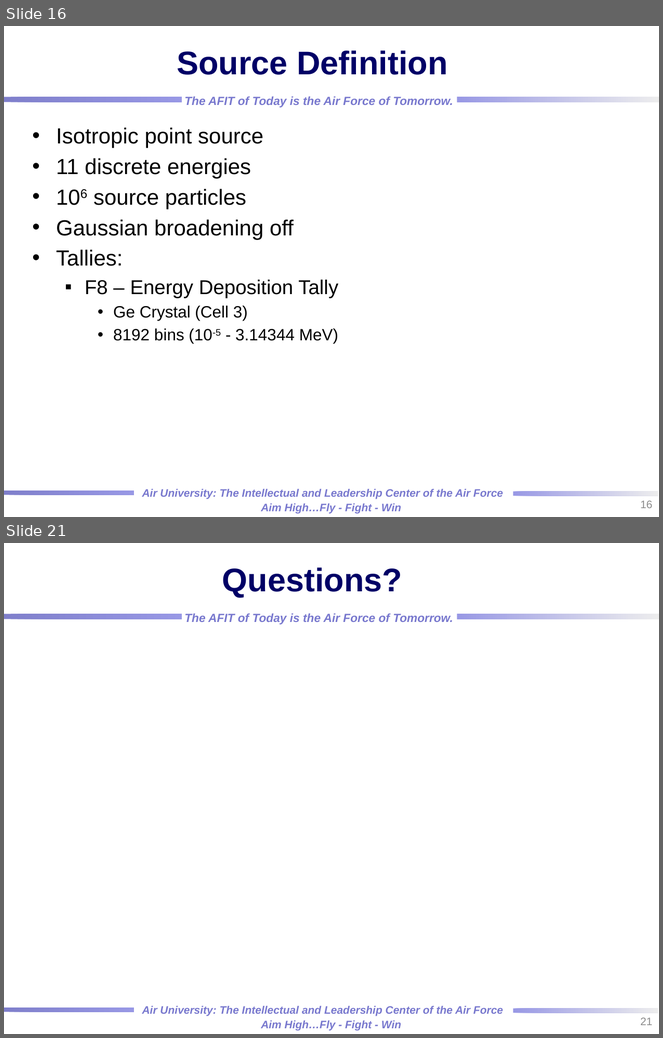
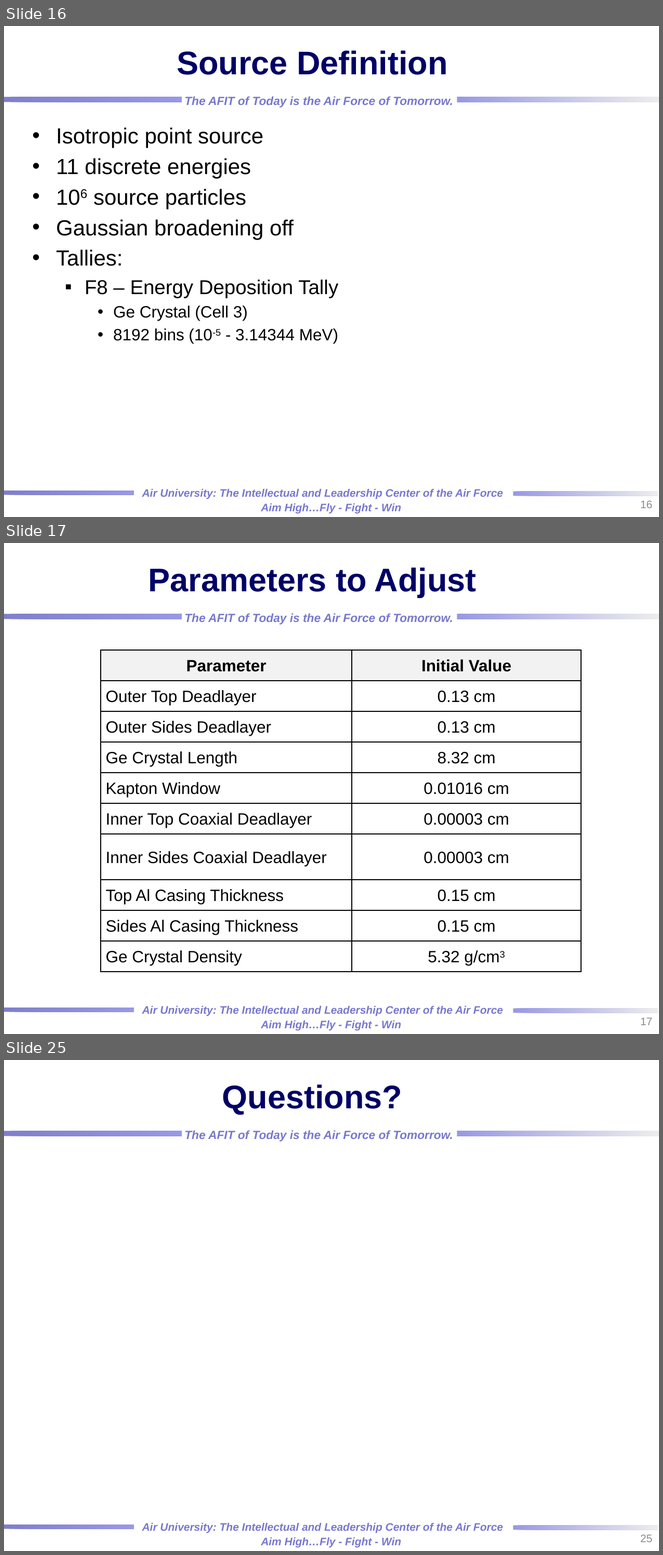
Before and after one commit to rtorzilli/GeDetector-Project, a slide deck: Report/HPGe_Automation Optimization_MCNP_Model.pptx. Shown one above the other, each under a label of ours: slides 16 and 21 before the commit, slides 16, 17 and 25 after it; the slides between them are not shown. The pictures are 663x1038 and 663x1555 pixels, drawn with LibreOffice and Linux fonts; fonts in the diff are those of the drawing; background and template pictures are left out. Boxes give left, top, right and bottom in pixels: in the first picture for what was removed or moved away, otherwise in the second. Text is boxed around its words. In the diff, an @@ line names an element or a change of style, - is before the commit and + after.

```diff
--- a/Report/HPGe_Automation Optimization_MCNP_Model.pptx
+++ b/Report/HPGe_Automation Optimization_MCNP_Model.pptx
@@ slide 17 added at (x1=4, y1=543, x2=659, y2=1034), background picture (left out); not listed: 7 template elements that a slide beside it also shows @@
@@ title added at (x1=149, y1=567, x2=477, y2=597), 36 pt, text #000066, bold @@
+Parameters to Adjust
@@ table added at (x1=101, y1=650, x2=581, y2=972), 10 rows, 2 columns @@
+Parameter | Initial Value
+Outer Top Deadlayer | 0.13 cm
+Outer Sides Deadlayer | 0.13 cm
+Ge Crystal Length | 8.32 cm
+Kapton Window | 0.01016 cm
+Inner Top Coaxial Deadlayer | 0.00003 cm
+Inner Sides Coaxial Deadlayer | 0.00003 cm
+Top Al Casing Thickness | 0.15 cm
+Sides Al Casing Thickness | 0.15 cm
+Ge Crystal Density | 5.32 g/cm3
@@ page number added at (x1=640, y1=1018, x2=652, y2=1026), 12 pt, text #8C8C8C @@
+17
@@ what was slide 21 is now slide 25 @@
@@ page number at (x1=640, y1=1535, x2=652, y2=1543): text changed @@
-21
+25
```
Also in this commit, not shown: 5 slides changed, 4 other slides added, 1 slide removed, 1 other file.
